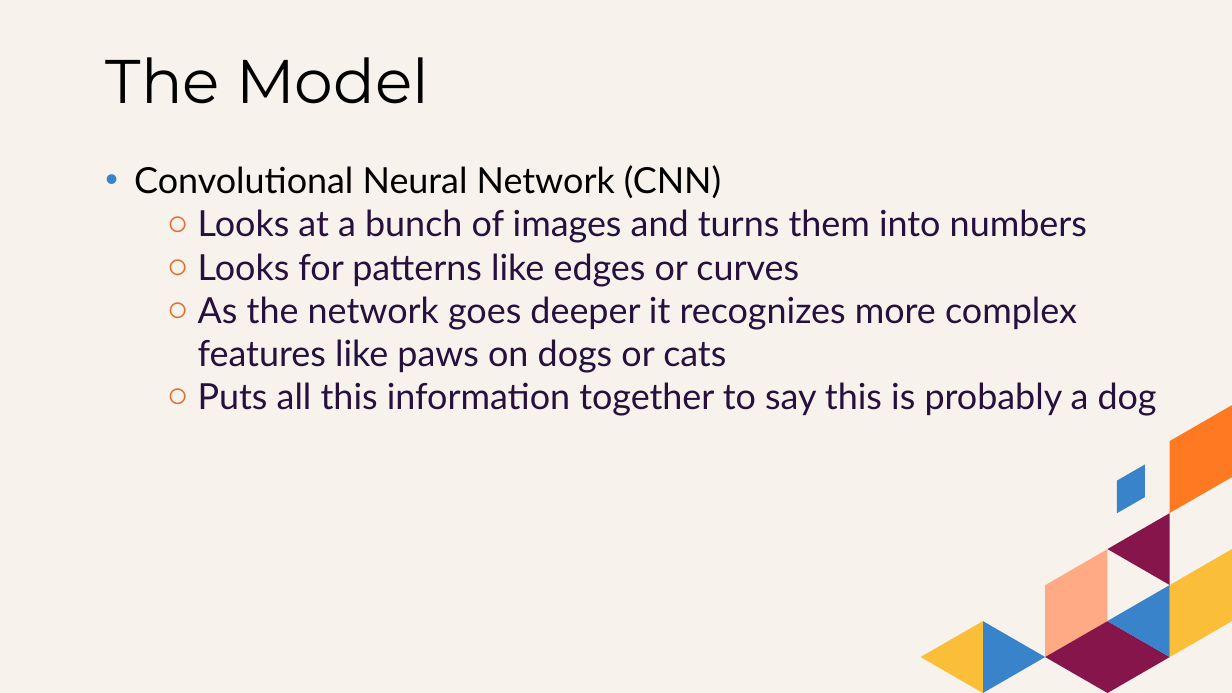
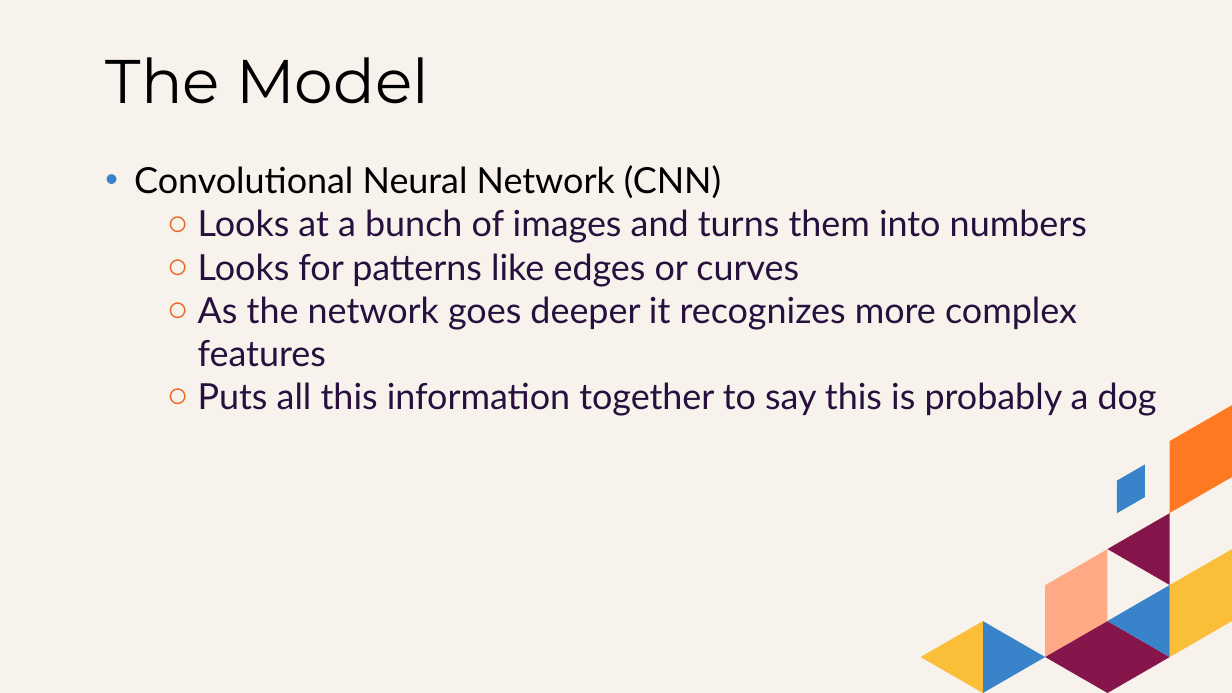
Before and after one commit to grahamjh99/VisionDrive, a slide deck: slide 5 of presentation/A Simple Self Drive Model.pptx. Drawn at 1232x693 pixels with LibreOffice and Linux fonts; fonts in the diff are those of the drawing. Boxes give left, top, right and bottom in pixels: in the first picture for what was removed or moved away, otherwise in the second. Text is boxed around its words. In the diff, an @@ line names an element or a change of style, - is before the commit and + after.

```diff
--- a/presentation/A Simple Self Drive Model.pptx
+++ b/presentation/A Simple Self Drive Model.pptx
@@ subtitle at [198, 296, 1077, 367]: text changed @@
-  ○ As the network goes deeper it recognizes more complex features like paws on dogs or cats
+  ○ As the network goes deeper it recognizes more complex features
```
Also in this commit, not shown: 9 other slides changed.
